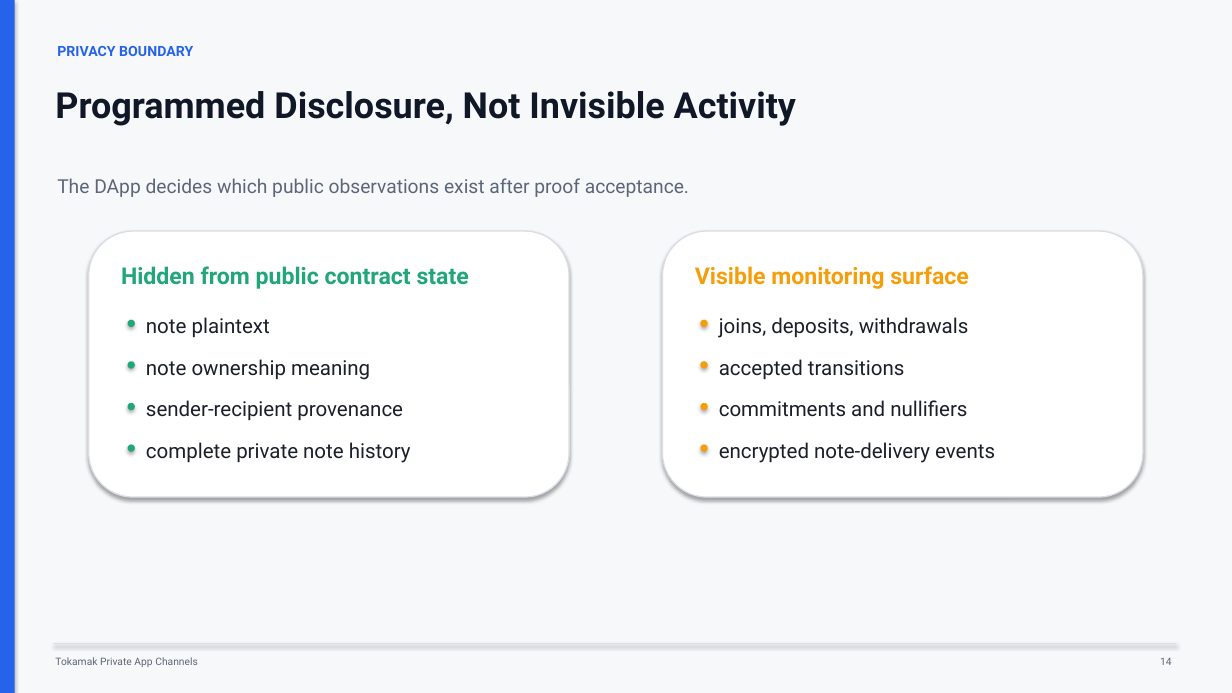
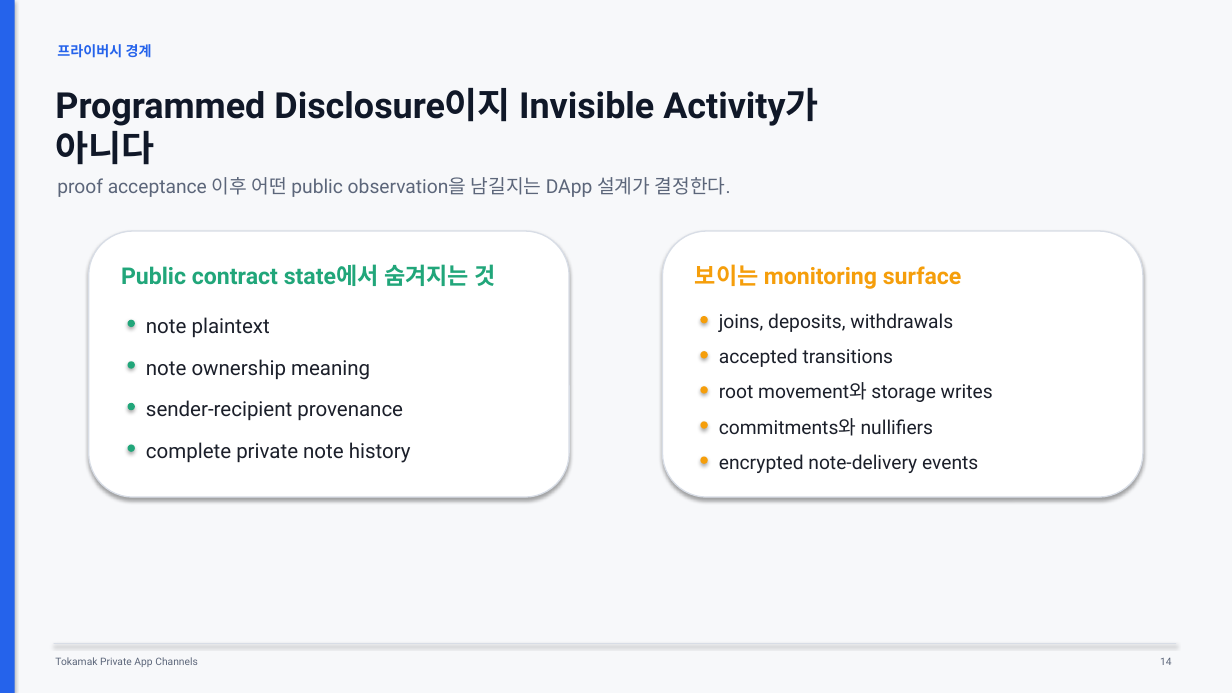
Before and after one commit to tokamak-network/Tokamak-zk-EVM-contracts, a slide deck: slide 14 of bridge/docs/dev/spec.pptx. Drawn at 1232x693 pixels with LibreOffice and Linux fonts; fonts in the diff are those of the drawing. Boxes give left, top, right and bottom in pixels: in the first picture for what was removed or moved away, otherwise in the second. Text is boxed around its words. In the diff, an @@ line names an element or a change of style, - is before the commit and + after.

```diff
--- a/bridge/docs/dev/spec.pptx
+++ b/bridge/docs/dev/spec.pptx
@@ text at (57,44,152,58): text changed @@
-PRIVACY BOUNDARY
+프라이버시 경계
@@ text at (55,88,818,165): text changed @@
-Programmed Disclosure, Not Invisible Activity
+Programmed Disclosure이지 Invisible Activity가 아니다
@@ text at (57,177,731,197): text changed @@
-The DApp decides which public observations exist after proof acceptance.
+proof acceptance 이후 어떤 public observation을 남길지는 DApp 설계가 결정한다.
@@ text at (121,264,495,286): text changed @@
-Hidden from public contract state
+Public contract state에서 숨겨지는 것
@@ text at (695,264,962,289): text changed @@
-Visible monitoring surface
+보이는 monitoring surface
@@ ellipse: place and size @@
-ellipse at (701,320,708,327)
+ellipse at (701,316,708,323)
@@ ellipse: place and size @@
-ellipse at (701,361,708,369)
+ellipse at (701,351,708,359)
@@ text "accepted transitions": place and size @@
-text "accepted transitions" at (719,359,904,379)
+text "accepted transitions" at (719,348,894,367)
@@ ellipse: place and size @@
-ellipse at (701,403,708,410)
+ellipse at (701,386,708,394)
@@ text at (719,382,993,402): text changed; size 16 to 15 pt @@
-commitments and nullifiers
+root movement와 storage writes
@@ text added at (719,418,934,436), 15 pt, text #1B1F2A @@
+commitments와 nullifiers
@@ ellipse: place and size @@
-ellipse at (701,445,708,452)
+ellipse at (701,421,708,429)
@@ size 16 to 15 pt in 3 elements at (719,313,953,332), (719,348,894,367), (719,454,978,473) @@
@@ text "encrypted note-delivery events": place and size @@
-text "encrypted note-delivery events" at (719,442,995,463)
+text "encrypted note-delivery events" at (719,454,978,473)
@@ ellipse added at (701,457,708,464), fill #F59E0B @@
```
Also in this commit, not shown: 16 other slides changed, 2 slides added, 2 slides removed.
